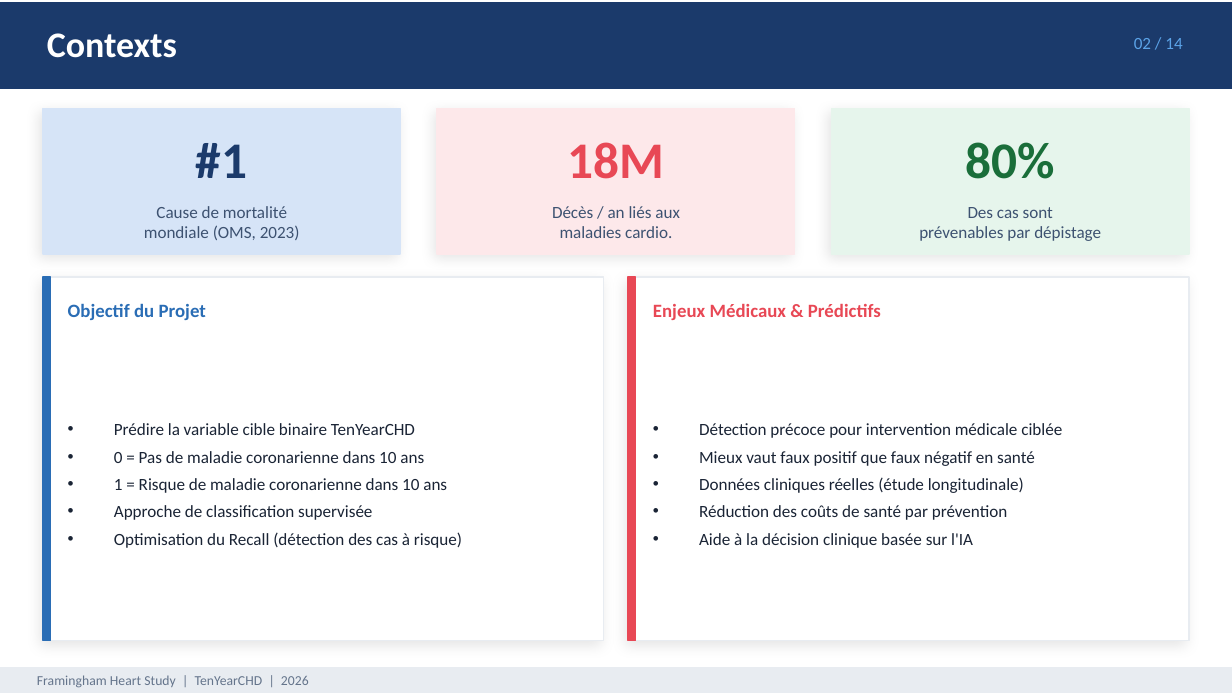
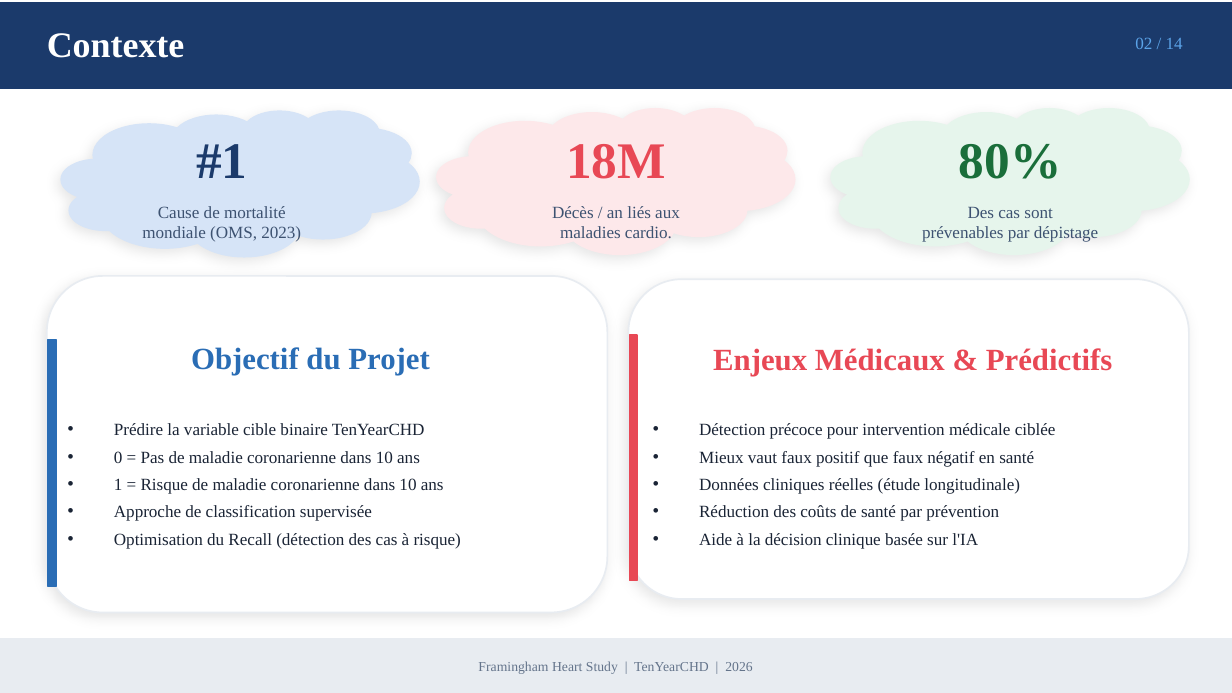
Before and after one commit to daril-dielh/Maladie-Coronarienne-10-ans, a slide deck: slide 2 of presentation/presentation.pptx. Drawn at 1232x693 pixels with LibreOffice and Linux fonts; fonts in the diff are those of the drawing. Boxes give left, top, right and bottom in pixels: in the first picture for what was removed or moved away, otherwise in the second. Text is boxed around its words. In the diff, an @@ line names an element or a change of style, - is before the commit and + after.

```diff
--- a/presentation/presentation.pptx
+++ b/presentation/presentation.pptx
@@ text at [47, 33, 185, 58]: text changed; font Calibri to Times New Roman @@
-Contexts
+Contexte
@@ rectangle to cloud in 3 elements at [437, 108, 795, 254], [832, 108, 1189, 254], [62, 111, 419, 256] @@
@@ cloud: place and size @@
-cloud at [43, 108, 400, 254]
+cloud at [62, 111, 419, 256]
@@ rounded rectangle: place and size @@
-rounded rectangle at [43, 277, 604, 641]
+rounded rectangle at [47, 276, 607, 612]
@@ rounded rectangle at [47, 276, 607, 612]: rectangle to rounded rectangle @@
@@ rounded rectangle at [628, 280, 1189, 600]: rectangle to rounded rectangle @@
@@ rounded rectangle: place and size @@
-rounded rectangle at [628, 277, 1189, 641]
+rounded rectangle at [628, 280, 1189, 600]
@@ rectangle: place and size @@
-rectangle at [43, 277, 51, 641]
+rectangle at [48, 340, 57, 586]
@@ text "Objectif du Projet" at [191, 347, 429, 375]: size 11 to 18 pt, font Calibri to Times New Roman; alignment left to centre @@
@@ text "Objectif du Projet": place and size @@
-text "Objectif du Projet" at [68, 303, 206, 320]
+text "Objectif du Projet" at [191, 347, 429, 375]
@@ rectangle: place and size @@
-rectangle at [628, 277, 636, 641]
+rectangle at [630, 335, 637, 582]
@@ font Calibri to Times New Roman in 9 elements at [1135, 37, 1183, 49], [196, 144, 247, 178], [142, 206, 301, 241], [566, 144, 666, 179], [552, 206, 680, 238], [959, 144, 1062, 179], [922, 207, 1098, 242], [114, 423, 461, 549], [699, 423, 1056, 549] @@
@@ text "Enjeux Médicaux & Prédictifs": place and size @@
-text "Enjeux Médicaux & Prédictifs" at [653, 304, 881, 320]
+text "Enjeux Médicaux & Prédictifs" at [713, 348, 1112, 376]
@@ text "Enjeux Médicaux & Prédictifs" at [713, 348, 1112, 376]: size 11 to 18 pt, font Calibri to Times New Roman; alignment left to centre @@
@@ rectangle: place and size @@
-rectangle at [0, 668, 1232, 692]
+rectangle at [0, 639, 1232, 693]
@@ text "Framingham Heart Study | TenYearCHD ...": place and size @@
-text "Framingham Heart Study | TenYearCHD ..." at [37, 675, 309, 688]
+text "Framingham Heart Study | TenYearCHD ..." at [478, 661, 752, 674]
@@ text "Framingham Heart Study | TenYearCHD ..." at [478, 661, 752, 674]: font Calibri to Times New Roman; alignment left to centre @@
```
Also in this commit, not shown: 13 other slides changed, 4 other files.
